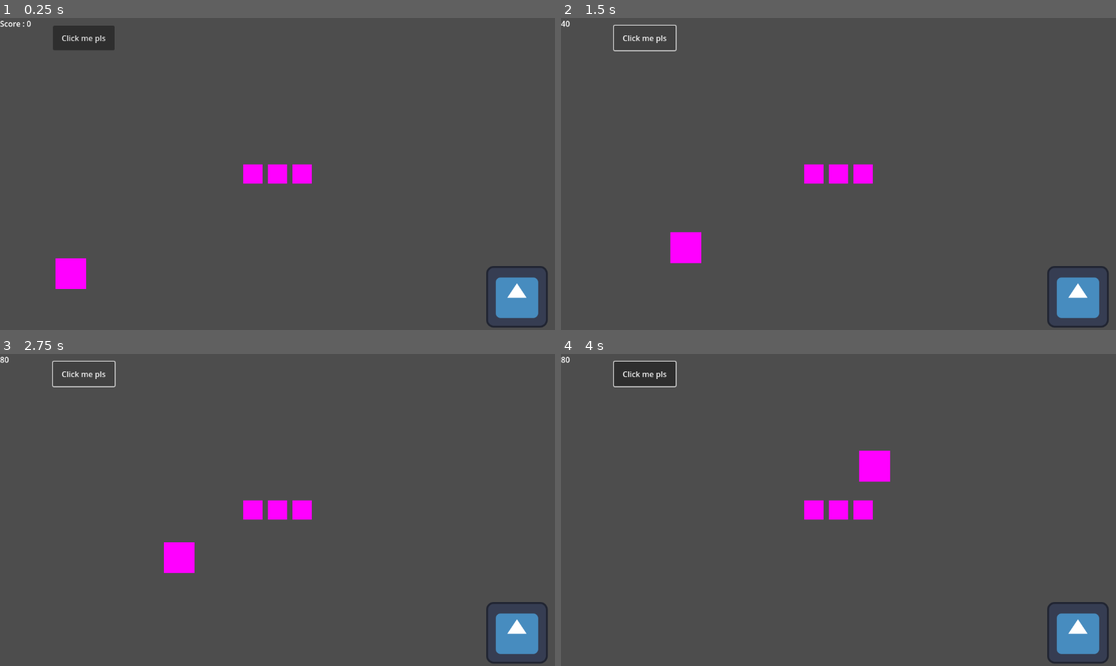
Above: before the commit, frames 1-4 (two rows, left to right).
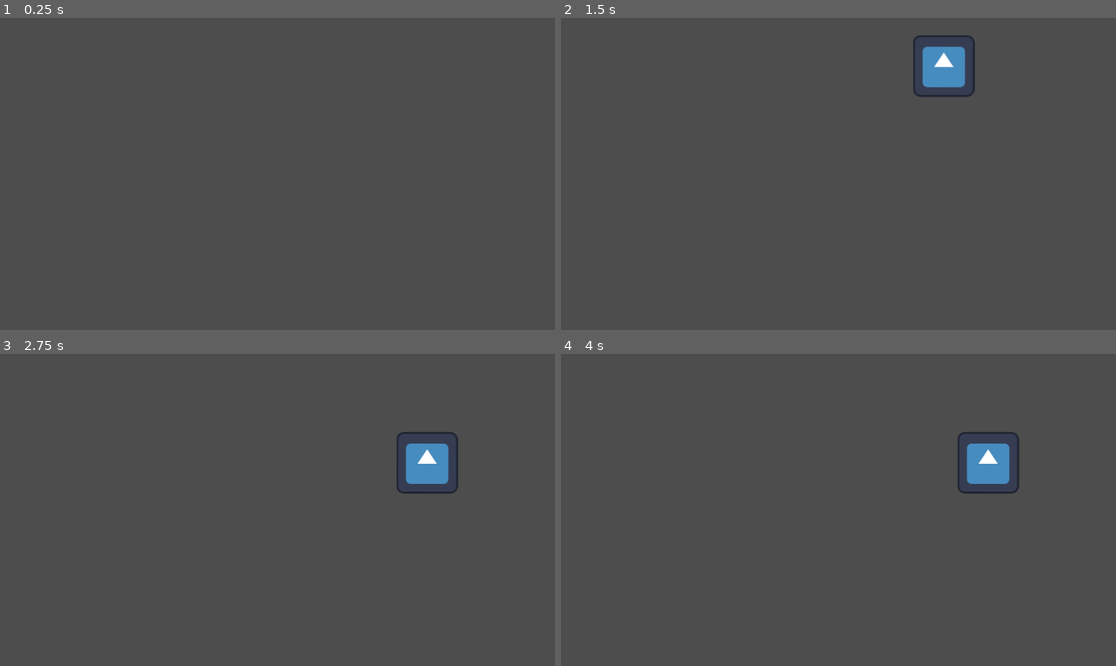
Above: after the commit, the same moments.

Repository: TrennaGiacomo/GayJam2025
Game: Godot game, scene res://skilift/skilift.tscn
Same seed, same stepped clock (60 frames per second), same inputs: the game is played once before the commit and once after it. Before the commit the project starts from res://game.tscn. The engine's default icon, where the game draws it, is replaced by a stand-in: a white triangle on a blue panel in a dark square.
Inputs (mouse positions are in pixels of both pictures, inside the frame that each line leads up to):
- Up to frame 1 (0.25 s): no input
- Up to frame 2 (1.5 s): click (644, 36) at 0.5 s, where only the run before the commit has a clickable "Click me pls"; click (644, 36) at 1.25 s, where only the run before the commit has a clickable "Click me pls"
- Up to frame 3 (2.75 s): click (83, 372) at 2 s, where only the run before the commit has a clickable "Click me pls"
- Up to frame 4 (4 s): drag from (738, 556) to (894, 441) at 2.77 s; drag from (727, 525) to (888, 447) at 3.52 s

The runs differ from the first frame. In frame 1, 3.4% of the frame differs, in the area x 0-99%, y 0-100%; in frame 2, 4.1%; in frame 3, 4.0%; in frame 4, 4.8%.

Commit message:
Skilift now waits x seconds and continues on path

Diff:
--- a/gayjam2025/project.godot
+++ b/gayjam2025/project.godot
@@ -11,6 +11,6 @@
 [application]
 
 config/name="GayJam2025"
-run/main_scene="res://game.tscn"
+run/main_scene="res://skilift/skilift.tscn"
 config/features=PackedStringArray("4.3", "Forward Plus")
 config/icon="res://icon.svg"
--- /dev/null
+++ b/gayjam2025/skilift/path_follow_2d.gd
@@ -0,0 +1,19 @@
+extends PathFollow2D
+
+@export var speed: float = 1.0
+@onready var skilift = $"../.." as skilift
+
+var stopped_already: bool = false
+
+# Called every frame. 'delta' is the elapsed time since the previous frame.
+func _process(delta):
+	if !skilift.waiting:
+		progress_ratio += speed * delta
+
+	if progress_ratio >  0.5 && !stopped_already:
+		stopped_already = true
+		skilift.getNewSkilift()
+
+	if progress_ratio > 1.0:
+		stopped_already = false
+		progress_ratio = 0.0
--- a/gayjam2025/skilift/skilift.gd
+++ b/gayjam2025/skilift/skilift.gd
@@ -15,29 +15,29 @@
 var timeRemaining: float;
 
 func getNewSkilift():
-    currentSize = randi_range(minSize, maxSize);
-    timeRemaining = randf_range(minTime, maxTime);
+	currentSize = randi_range(minSize, maxSize);
+	timeRemaining = randf_range(minTime, maxTime);
 
-    waiting = true;
-    fillAmount = 0;
-    pass;
+	waiting = true;
+	fillAmount = 0;
+	pass;
 
 func fill(amount: int):
-    if(fillAmount + amount > currentSize):
-        return;
+	if(fillAmount + amount > currentSize):
+		return;
 
-    fillAmount += amount;
-    if(fillAmount == currentSize):
-        # Do stuff when the lift is filled
-        pass;
+	fillAmount += amount;
+	if(fillAmount == currentSize):
+		# Do stuff when the lift is filled
+		pass;
 
-    pass;
+	pass;
 
 func _process(delta):
-    if(waiting):
-        timeRemaining -= delta;
+	if(waiting):
+		timeRemaining -= delta;
 
-        if(timeRemaining < 0):
-            waiting = false;
-            #Do stuff when time runs out
-    pass
+		if(timeRemaining < 0):
+			waiting = false;
+			#Do stuff when time runs out
+	pass
--- a/gayjam2025/skilift/skilift.tscn
+++ b/gayjam2025/skilift/skilift.tscn
@@ -1,15 +1,38 @@
-[gd_scene load_steps=3 format=3 uid="uid://n46rv3rp16p8"]
+[gd_scene load_steps=5 format=3 uid="uid://n46rv3rp16p8"]
 
 [ext_resource type="Texture2D" uid="uid://ccy2r3xl2xmgl" path="res://icon.svg" id="1_7h7ks"]
 [ext_resource type="Script" path="res://skilift/skilift.gd" id="1_gm70p"]
+[ext_resource type="Script" path="res://skilift/path_follow_2d.gd" id="2_hc7tc"]
+
+[sub_resource type="Curve2D" id="Curve2D_47tfh"]
+_data = {
+"points": PackedVector2Array(0, 0, 0, 0, 287.954, -352.149, 0, 0, 0, 0, 292.137, -111.063, 0, 0, 0, 0, 321.42, -1.73376, 0, 0, 0, 0, 451.098, 39.3815, 0, 0, 0, 0, 811.896, 41.2505)
+}
+point_count = 5
 
 [node name="skilift" type="Node2D"]
 position = Vector2(497, 255)
 script = ExtResource("1_gm70p")
-minTime = null
-maxTime = null
-minSize = null
-maxSize = null
+minTime = 1.0
+maxTime = 2.0
+minSize = 2
+maxSize = 5
 
-[node name="Sprite2D" type="Sprite2D" parent="."]
+[node name="Path2D" type="Path2D" parent="."]
+position = Vector2(12.6541, 19.8554)
+scale = Vector2(0.956214, 1.07016)
+curve = SubResource("Curve2D_47tfh")
+
+[node name="PathFollow2D" type="PathFollow2D" parent="Path2D"]
+position = Vector2(287.954, -352.149)
+rotation = 1.55345
+rotates = false
+loop = false
+script = ExtResource("2_hc7tc")
+speed = 0.2
+
+[node name="Sprite2D" type="Sprite2D" parent="Path2D/PathFollow2D"]
+position = Vector2(-66.2961, -3.3015)
+rotation = -1.55255
+scale = Vector2(1.04579, 0.93444)
 texture = ExtResource("1_7h7ks")
